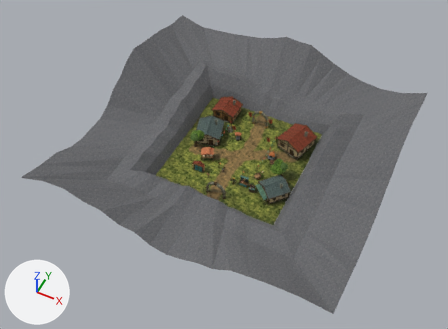
Before and after pictures for a commit that changed the Blender file Blender/Bellwake/Bellmarket.blend.
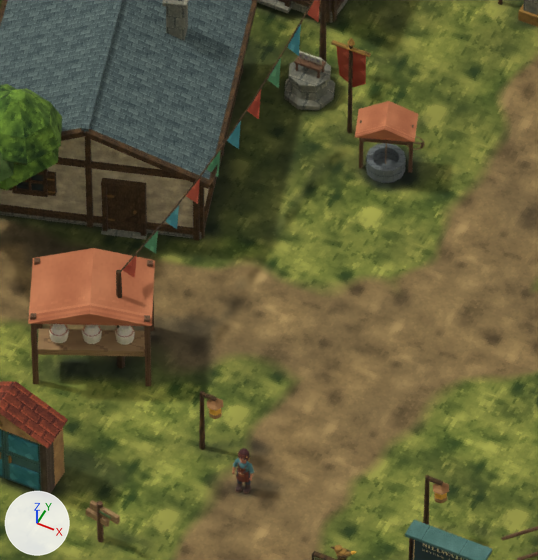
The first picture shows the older version from a 50 mm lens placed at (54.9, -121.3, 145.1), pointed at (-1.8, -7.9, 3.4). The close-ups show the older and then the newer version on the part from 44% to 57% of the width and 37% to 54% of the height of that picture. Only the edits that show in the close-ups are written down. The lights are fixed; the arrows at lower left show +X, +Y and +Z.

Objects in the first close-up: 'Carved octagonal footing', 'Court and sloping apse', 'Covered well', 'Entrance west bargeboard.001', 'Entrance west closed east roof', 'Entrance west closed wall and attic core', 'Entrance west closed west roof', 'Entrance west facade timber course', 'Faceted leafy whorl.002', 'Rain drip', 'Striped market awning', 'Tiled entrance hood.001' and 88 more.
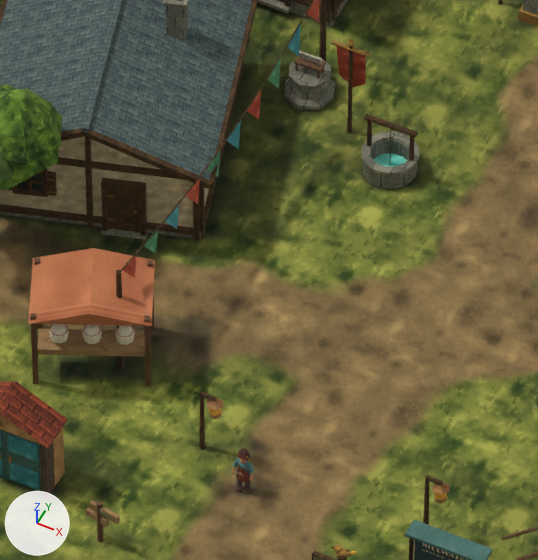
What the commit changed:
Mesh me_plumb_line is new.
It is an 8-sided cylinder along z spanning x -4.01..-3.99, y 6.99..7.01, z 0.19..2.1.
It uses material mat_wood (picture img_wood_png).
Mesh me_winding_beam is new.
It has 32 vertices, 18 faces and spans x -4.94..-3.06, y 6.9..7.1, z 1.99..2.2.
It uses material mat_wood (picture img_wood_png).
Mesh me_well_post_001 is new.
It has 24 vertices, 14 faces and spans x -3.3..-3.12, y 6.92..7.08, z 0.65..2.15.
It uses material mat_wood (picture img_wood_png).
Mesh me_well_post is new.
It has 24 vertices, 14 faces and spans x -4.88..-4.7, y 6.92..7.08, z 0.65..2.15.
It uses material mat_wood (picture img_wood_png).
Mesh me_spring_surface is new.
It is a 32-sided cylinder along z spanning x -4.67..-3.33, y 6.33..7.67, z 0.09..0.11.
It uses material mat_seaglass (picture img_seaglass_png).
Mesh me_bellmarket_spring_well is new.
It has 256 vertices, 256 faces and spans x -4.98..-3.02, y 6.02..7.98, z -0.25..0.84.
It uses material mat_masonry (picture img_masonry_png).
Object 'Covered well' (ob_covered_well) is deleted.
Object 'Plumb line' (ob_plumb_line) is new; it shows me_plumb_line.
Its location is (0.0, 0.0, 0.0).
Object 'Winding beam' (ob_winding_beam) is new; it shows me_winding_beam.
Its location is (0.0, 0.0, 0.0).
Object 'Well post.001' (ob_well_post_001) is new; it shows me_well_post_001.
Its location is (0.0, 0.0, 0.0).
Object 'Well post' (ob_well_post) is new; it shows me_well_post.
Its location is (0.0, 0.0, 0.0).
Object 'Spring surface' (ob_spring_surface) is new; it shows me_spring_surface.
Its location is (0.0, 0.0, 0.0).
Object 'Bellmarket spring well' (ob_bellmarket_spring_well) is new; it shows me_bellmarket_spring_well.
Its location is (0.0, 0.0, 0.0).

Where the change shows, as pixel boxes (x1, y1, x2, y2) in the close-ups (538 x 560 px):
'Covered well', deleted
    before: (355, 101, 425, 183)
'Bellmarket spring well', added
    after: (361, 131, 419, 189)
'Winding beam', added
    after: (364, 114, 418, 138)
'Spring surface', added
    after: (373, 153, 407, 167)
'Well post', added
    after: (367, 121, 372, 146)
'Well post.001', added
    after: (409, 136, 414, 161)
'Plumb line', added
    after: (390, 129, 391, 160)
